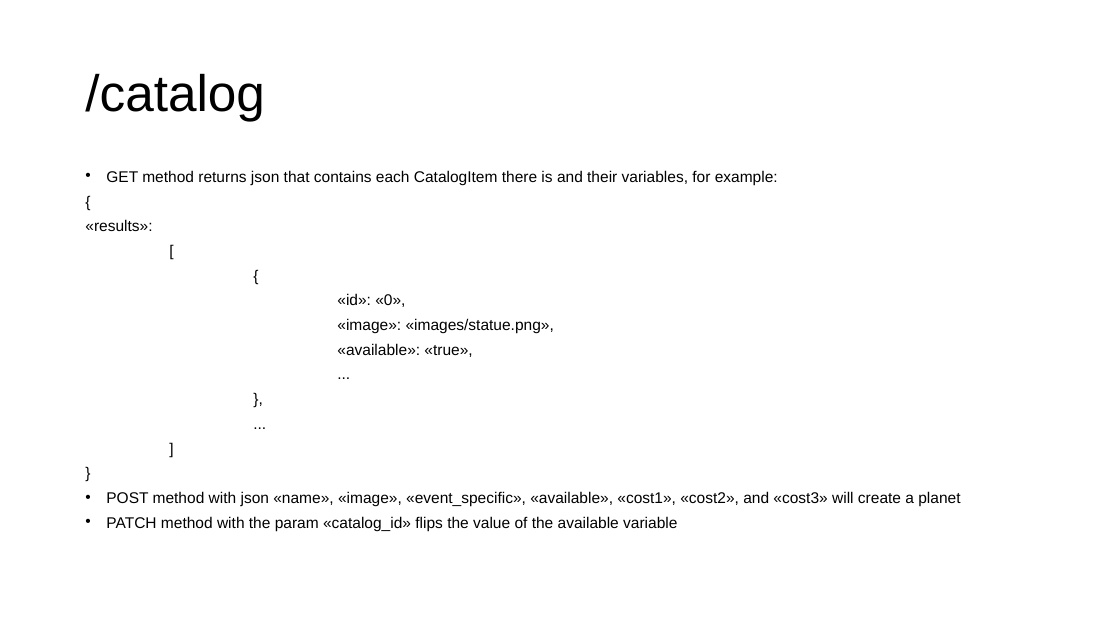
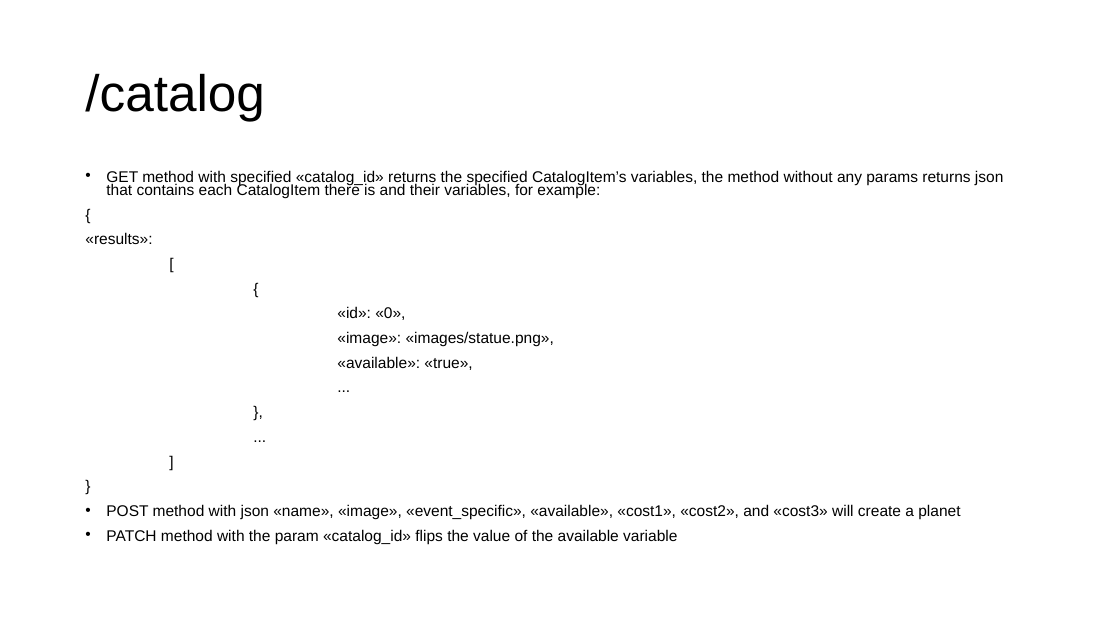
Before and after one commit to gmfk07/iu2018-backend, a slide deck: slide 22 of iu-spec-backend.pptx. Drawn at 1120x630 pixels with LibreOffice and Linux fonts; fonts in the diff are those of the drawing. Boxes give left, top, right and bottom in pixels: in the first picture for what was removed or moved away, otherwise in the second. Text is boxed around its words. In the diff, an @@ line names an element or a change of style, - is before the commit and + after.

Commit message:
Search by catalog_id

```diff
--- a/iu-spec-backend.pptx
+++ b/iu-spec-backend.pptx
@@ text at [106,170,1003,198]: text changed @@
-• GET method returns json that contains each CatalogItem there is and their variables, for example:
+• GET method with specified «catalog_id» returns the specified CatalogItem’s variables, the method without any params returns json that contains each CatalogItem there is and their variables, for example:
```
Also in this commit, not shown: 2 other files.
